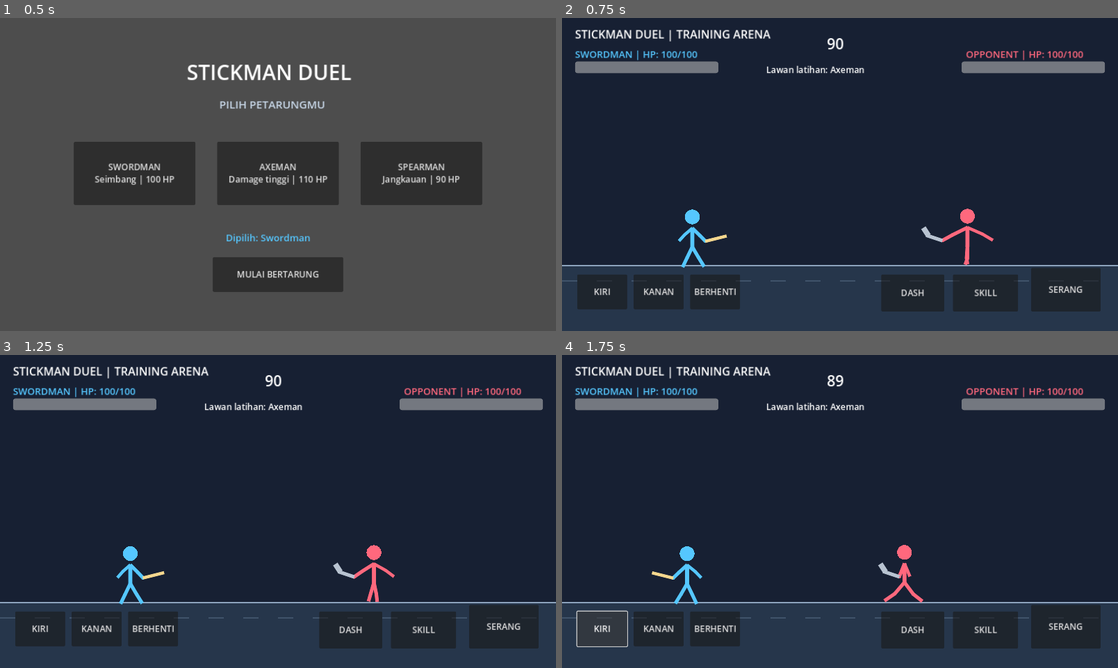
Above: before the commit, frames 1-4 (two rows, left to right).
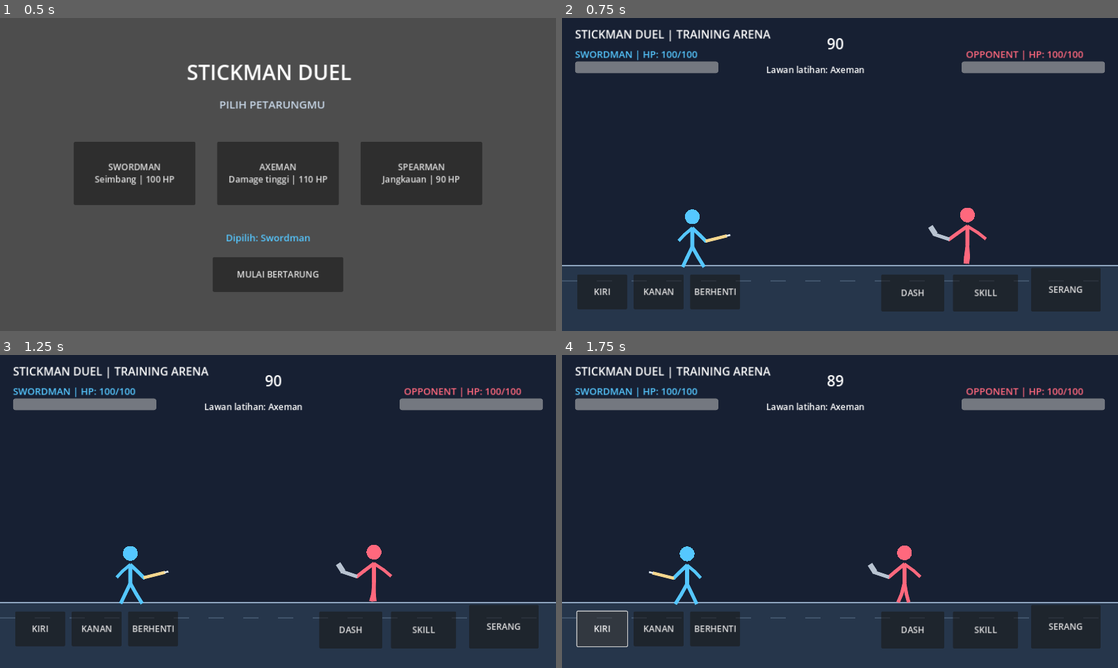
Above: after the commit, the same moments.

Repository: satriamada-web/stickman-duel
Game: Godot game, scene res://scenes/main.tscn
Same seed, same stepped clock (60 frames per second), same inputs: the game is played once before the commit and once after it.
Inputs:
- Up to frame 1 (0.5 s): no input
- Up to frame 2 (0.75 s): click "MULAI BERTARUNG" at 0.5 s
- Up to frame 3 (1.25 s): no input
- Up to frame 4 (1.75 s): click "KIRI" at 1.25 s

Frame 1 is identical in both runs. In frame 2, 0.3% of the frame differs, in the area x 20-78%, y 60-80%; in frame 3, 0.3%; in frame 4, 0.5%, in the area x 15-65%, y 60-80%.

Commit message:
Improve fighter movement and attack animation phases

Diff:
--- a/scripts/main.gd
+++ b/scripts/main.gd
@@ -126,8 +126,8 @@
 		for trail_index in range(1, 5):
 			var trail_offset := float(trail_index) * 17.0 * float(player_facing)
 			draw_line(Vector2(player_x - trail_offset, FLOOR_Y - 75.0), Vector2(player_x - trail_offset - 24.0 * float(player_facing), FLOOR_Y - 75.0), trail_color, 5.0 - float(trail_index) * 0.7, true)
-	_draw_fighter(player_x, FLOOR_Y, player_tint, player_facing, str(player_stats["weapon"]), move_direction != 0 or dash_time > 0.0, attack_animation_time > 0.0 or skill_animation_time > 0.0)
-	_draw_fighter(enemy_x, FLOOR_Y, enemy_tint, -1, "AXE", absf(enemy_x - player_x) > 125.0, enemy_attack_animation_time > 0.0)
+	_draw_fighter(player_x, FLOOR_Y, player_tint, player_facing, str(player_stats["weapon"]), move_direction != 0 or dash_time > 0.0, maxf(attack_animation_time, skill_animation_time), 0.42 if skill_animation_time > attack_animation_time else 0.22, dash_time > 0.0)
+	_draw_fighter(enemy_x, FLOOR_Y, enemy_tint, -1, "AXE", absf(enemy_x - player_x) > 125.0, enemy_attack_animation_time, 0.24, false)
 	if impact_effect_time > 0.0:
 		var impact_y := FLOOR_Y - 78.0
 		var impact_progress := 1.0 - impact_effect_time / 0.24
@@ -141,67 +141,80 @@
 			var ray_end := Vector2(cos(angle), sin(angle)) * (burst_radius + 12.0)
 			draw_line(Vector2(impact_effect_x, impact_y) + ray_start, Vector2(impact_effect_x, impact_y) + ray_end, burst_color, 3.0)
 
-func _draw_fighter(x: float, floor_y: float, tint: Color, direction: int, weapon: String, walking: bool, attacking: bool) -> void:
-	# Gerakan sendi: pinggul, lutut, bahu, siku, dan tangan dihitung setiap frame.
-	var phase := animation_time * 10.0
-	var swing := sin(phase) if walking else sin(animation_time * 2.0) * 0.06
-	var leg_swing := swing * (0.62 if walking else 0.08)
-	var bob := absf(sin(phase * 2.0)) * 4.0 if walking else sin(animation_time * 2.0) * 1.2
+func _draw_fighter(x: float, floor_y: float, tint: Color, direction: int, weapon: String, walking: bool, attack_time: float, attack_duration: float, dashing: bool) -> void:
+	# Animasi prosedural dengan fase ancang-ancang, ayunan, dan pemulihan.
+	var phase := animation_time * (13.0 if walking else 2.2)
+	var stride := sin(phase) if walking else 0.0
+	var idle_breath := sin(animation_time * 2.4)
+	var bob := absf(sin(phase * 2.0)) * 5.0 if walking else idle_breath * 1.8
+	var lean := 0.0
+	if dashing:
+		lean = -float(direction) * 13.0
+	elif attack_time > 0.0:
+		var attack_progress := 1.0 - clampf(attack_time / maxf(attack_duration, 0.01), 0.0, 1.0)
+		# Sedikit mundur saat persiapan, condong ke depan saat ayunan.
+		lean = float(direction) * (sin(attack_progress * PI) * 12.0 - 5.0 * (1.0 - attack_progress))
 	var center := Vector2(x, floor_y - bob)
-	var head := center + Vector2(0, -112)
-	var shoulder := center + Vector2(0, -86)
-	var hip := center + Vector2(0, -43)
-
-	# Kaki dibuat dua ruas agar lutut terlihat menekuk saat melangkah.
-	var front_knee := hip + Vector2(14 * direction + leg_swing * 20.0, 24.0 + absf(leg_swing) * 5.0)
-	var back_knee := hip + Vector2(-12 * direction - leg_swing * 20.0, 25.0 + absf(leg_swing) * 5.0)
-	var front_foot := front_knee + Vector2(13 * direction + leg_swing * 25.0, 21.0 - absf(leg_swing) * 12.0)
-	var back_foot := back_knee + Vector2(-10 * direction - leg_swing * 25.0, 21.0 - absf(leg_swing) * 12.0)
-
-	# Tangan mengayun berlawanan dengan kaki.
-	var arm_swing := -swing * 17.0
-	var front_elbow := shoulder + Vector2(18 * direction + arm_swing, 17.0)
-	var front_hand := front_elbow + Vector2(13 * direction + arm_swing * 0.65, 13.0)
-	var back_elbow := shoulder + Vector2(-18 * direction - arm_swing, 15.0)
-	var back_hand := back_elbow + Vector2(-13 * direction - arm_swing * 0.65, 14.0)
-
-	if attacking:
-		var attack_progress := 1.0 - clampf(attack_animation_time / 0.22, 0.0, 1.0)
-		var attack_reach := sin(attack_progress * PI) * 52.0
-		front_elbow = shoulder + Vector2((25.0 + attack_reach * 0.55) * direction, -5.0)
-		front_hand = shoulder + Vector2((62.0 + attack_reach) * direction, -18.0)
-		back_elbow = shoulder + Vector2(-22.0 * direction, 18.0)
-		back_hand = back_elbow + Vector2(-12.0 * direction, 12.0)
-
-	draw_circle(head, 17.0, tint)
-	draw_line(shoulder, hip, tint, 8.0, true)
+	var head := center + Vector2(lean * 0.45, -112)
+	var shoulder := center + Vector2(lean, -86)
+	var hip := center + Vector2(lean * 0.35, -43)
+
+	# Kaki bergantian melangkah; saat diam, lutut tetap sedikit menekuk.
+	var leg_swing := stride * 23.0
+	var front_knee := hip + Vector2(14.0 * direction + leg_swing, 25.0 + absf(stride) * 4.0)
+	var back_knee := hip + Vector2(-12.0 * direction - leg_swing, 25.0 + absf(stride) * 4.0)
+	var front_foot := front_knee + Vector2(13.0 * direction + leg_swing * 0.7, 21.0 - absf(stride) * 9.0)
+	var back_foot := back_knee + Vector2(-10.0 * direction - leg_swing * 0.7, 21.0 - absf(stride) * 9.0)
+
+	var front_elbow := shoulder + Vector2(18.0 * direction - stride * 9.0, 17.0)
+	var front_hand := front_elbow + Vector2(13.0 * direction - stride * 7.0, 13.0)
+	var back_elbow := shoulder + Vector2(-18.0 * direction + stride * 9.0, 15.0)
+	var back_hand := back_elbow + Vector2(-13.0 * direction + stride * 7.0, 14.0)
+
+	if attack_time > 0.0:
+		var progress := 1.0 - clampf(attack_time / maxf(attack_duration, 0.01), 0.0, 1.0)
+		var windup := 1.0 - clampf(progress / 0.28, 0.0, 1.0)
+		var strike := sin(clampf((progress - 0.18) / 0.58, 0.0, 1.0) * PI)
+		var reach := 58.0 * strike
+		front_elbow = shoulder + Vector2((23.0 - 15.0 * windup + reach * 0.35) * direction, -7.0 - 7.0 * strike)
+		front_hand = shoulder + Vector2((37.0 - 22.0 * windup + reach) * direction, -13.0 - 12.0 * strike)
+		back_elbow = shoulder + Vector2(-22.0 * direction, 19.0)
+		back_hand = back_elbow + Vector2(-14.0 * direction, 9.0)
+		front_knee += Vector2(-5.0 * direction * windup, 0.0)
+		front_foot += Vector2(-7.0 * direction * windup, 0.0)
+
 	draw_line(hip, back_knee, tint, 7.0, true)
 	draw_line(back_knee, back_foot, tint, 7.0, true)
+	draw_line(shoulder, back_elbow, tint, 6.0, true)
+	draw_line(back_elbow, back_hand, tint, 6.0, true)
 	draw_line(hip, front_knee, tint, 7.0, true)
 	draw_line(front_knee, front_foot, tint, 7.0, true)
-	draw_circle(back_knee, 3.5, tint)
-	draw_circle(front_knee, 3.5, tint)
-	draw_line(shoulder, back_elbow, tint, 6.0, true)
-	draw_line(back_elbow, back_hand, tint, 6.0, true)
+	draw_line(shoulder, hip, tint, 8.0, true)
+	draw_circle(head, 17.0, tint)
 	draw_line(shoulder, front_elbow, tint, 7.0, true)
 	draw_line(front_elbow, front_hand, tint, 7.0, true)
 	draw_circle(front_elbow, 3.5, tint)
 	draw_circle(front_hand, 4.0, tint)
 
-	# Senjata mengikuti posisi tangan karakter.
+	# Senjata mengikuti tangan sepanjang animasi.
 	var weapon_tip := front_hand + Vector2(48.0 * direction, -12.0)
 	if weapon == "SPEAR":
 		weapon_tip = front_hand + Vector2(78.0 * direction, -5.0)
 		draw_line(front_hand, weapon_tip, Color("#f5d78e"), 5.0, true)
+		draw_line(weapon_tip, weapon_tip + Vector2(12.0 * direction, -2.0), Color("#dce7f2"), 3.0, true)
 	elif weapon == "AXE":
 		weapon_tip = front_hand + Vector2(36.0 * direction, -12.0)
 		draw_line(front_hand, weapon_tip, Color("#b8c3d1"), 7.0, true)
 		draw_line(weapon_tip + Vector2(-4.0 * direction, 0), weapon_tip + Vector2(7.0 * direction, -17.0), Color("#b8c3d1"), 11.0, true)
 	else:
 		draw_line(front_hand, weapon_tip, Color("#f5d78e"), 6.0, true)
-
-	if attacking:
-		draw_arc(center + Vector2(35.0 * direction, -78.0), 52.0, -0.9, 0.9, 18, Color("#fff0a6"), 5.0)
+		draw_line(weapon_tip, weapon_tip + Vector2(8.0 * direction, -2.0), Color("#dce7f2"), 3.0, true)
+
+	if attack_time > 0.0:
+		var progress := 1.0 - clampf(attack_time / maxf(attack_duration, 0.01), 0.0, 1.0)
+		var slash_alpha := sin(progress * PI)
+		if slash_alpha > 0.05:
+			draw_arc(center + Vector2(37.0 * direction, -79.0), 49.0 + slash_alpha * 10.0, -0.95, 0.95, 20, Color(1.0, 0.9, 0.58, slash_alpha), 4.0)
 
 func _build_ui() -> void:
 	var layer := CanvasLayer.new()
